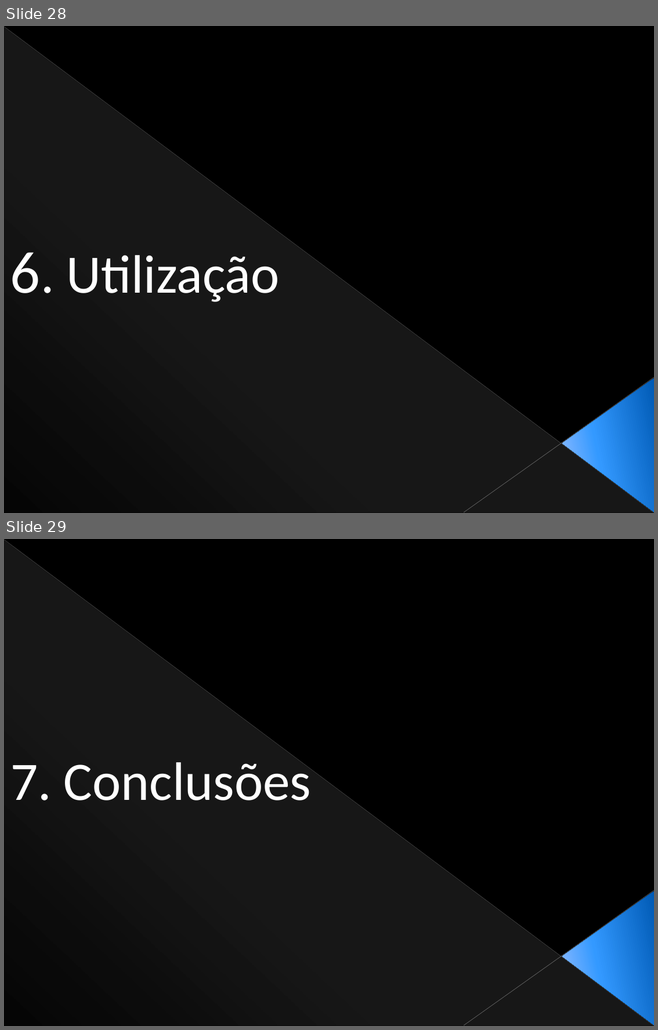
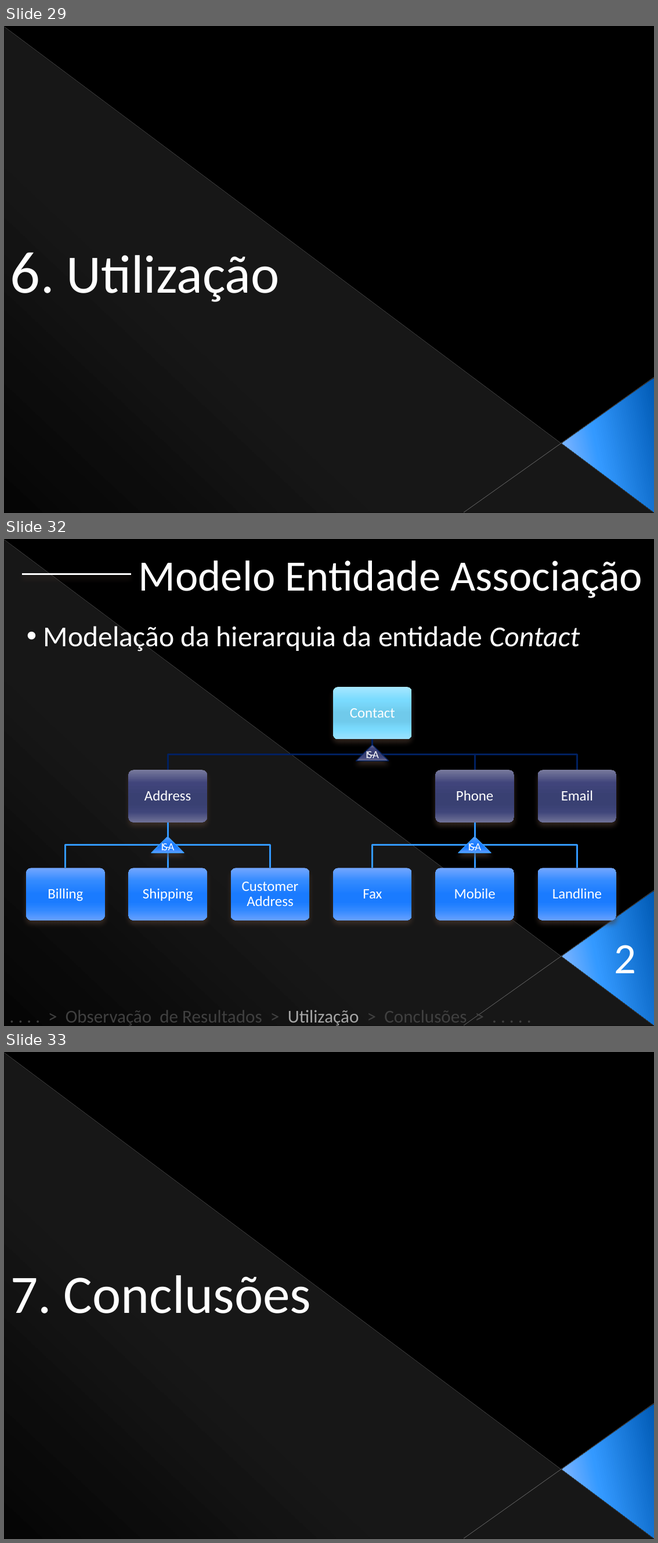
Before and after one commit to Netivski/projectoseminario, a slide deck: Apresentação Final/Presentation Sketch.pptx. Shown one above the other, each under a label of ours: slides 28 and 29 before the commit, slides 29, 32 and 33 after it; the slides between them are not shown. The pictures are 658x1030 and 658x1543 pixels, drawn with LibreOffice and Linux fonts; fonts in the diff are those of the drawing. Boxes give left, top, right and bottom in pixels: in the first picture for what was removed or moved away, otherwise in the second. Text is boxed around its words. In the diff, an @@ line names an element or a change of style, - is before the commit and + after.

```diff
--- a/Apresentação Final/Presentation Sketch.pptx
+++ b/Apresentação Final/Presentation Sketch.pptx
@@ slide 32 added at box(4, 539, 654, 1026), background #000000; not listed: 4 template elements that a slide beside it also shows @@
@@ text added at box(139, 560, 642, 598), 48 pt, text #FFFFFF @@
+Modelo Entidade Associação
@@ line added from (132, 574) to (21, 574), #FFFFFF 2 pt @@
@@ text added at box(43, 626, 579, 652), 32 pt, text #FFFFFF @@
+• Modelação da hierarquia da entidade Contact
@@ triangle added at box(356, 745, 389, 761), fill gradient #777B9D to #40467C to #3A4072 to #40457B to #6F7297, outline #002060 0.79 pt, 12 pt, text #FFFFFF @@
+IS-A
@@ group added at box(26, 687, 616, 921): 10 rounded rectangles, 10 texts, 9 freeform shapes @@
+Contact
+Address
+Billing
+Shipping
+Customer Address
+Phone
+Fax
+Mobile
+Landline
+Email
@@ triangle added at box(151, 837, 184, 853), fill gradient #75A9FF to #3389FF to #1B7CFF to #3188FF to #67A1FF, outline #3399FF 0.79 pt, 12 pt, text #FFFFFF @@
+IS-A
@@ triangle added at box(458, 837, 491, 853), fill gradient #75A9FF to #3389FF to #1B7CFF to #3188FF to #67A1FF, outline #3399FF 0.79 pt, 12 pt, text #FFFFFF @@
+IS-A
@@ text added at box(614, 945, 636, 973), 48 pt, text #FFFFFF @@
+2
@@ text added at box(65, 1010, 466, 1026), 20 pt, text #404040 @@
+. . . . > Observação de Resultados > Utilização > Conclusões > . . . . .
@@ what was slide 28 is now slide 29 @@
@@ what was slide 29 is now slide 33 @@
```
Also in this commit, not shown: 2 slides changed, 3 other slides added.
